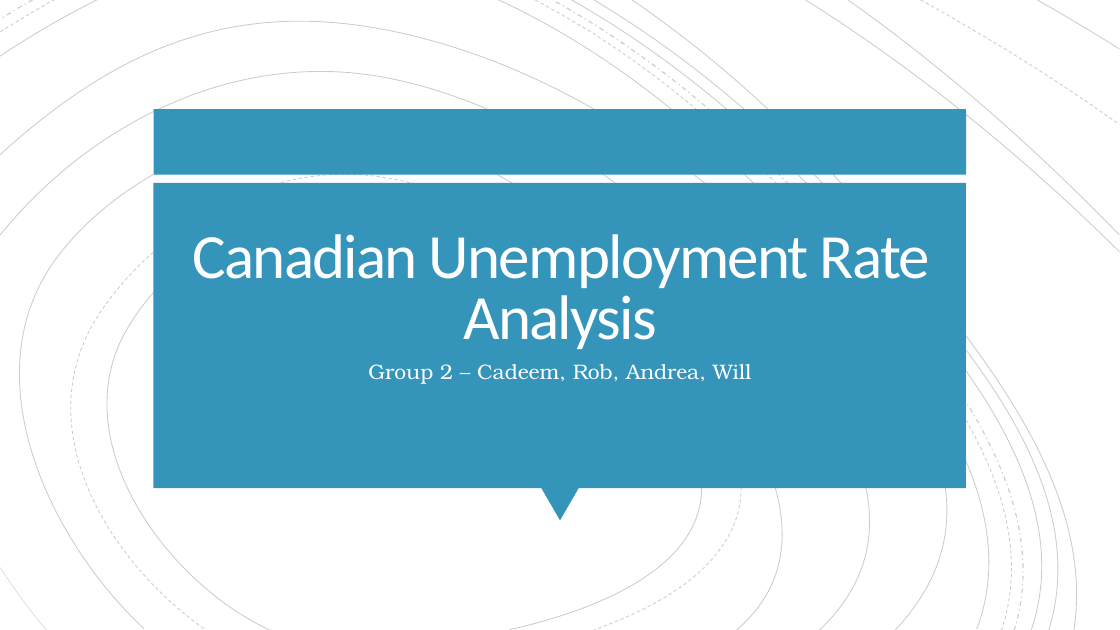
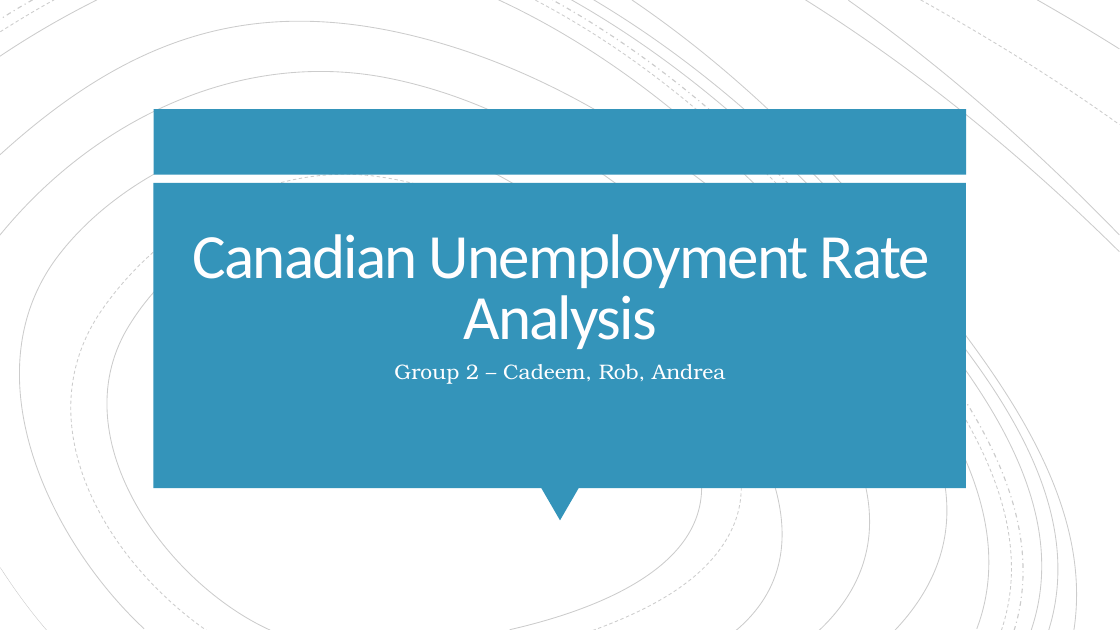
Before and after one commit to Cadeem-M/Project-1-Unemployment, a slide deck: slide 1 of Unemployment Analysis Presentation - Group 2.pptx. Drawn at 1120x630 pixels with LibreOffice and Linux fonts; fonts in the diff are those of the drawing. Boxes give left, top, right and bottom in pixels: in the first picture for what was removed or moved away, otherwise in the second. Text is boxed around its words. In the diff, an @@ line names an element or a change of style, - is before the commit and + after.

Commit message:
final presentation deck

```diff
--- a/Unemployment Analysis Presentation - Group 2.pptx
+++ b/Unemployment Analysis Presentation - Group 2.pptx
@@ subtitle at (x1=394, y1=364, x2=725, y2=384): text changed @@
-Group 2 – Cadeem, Rob, Andrea, Will
+Group 2 – Cadeem, Rob, Andrea
```
Also in this commit, not shown: 2 slides added, 1 other file.
